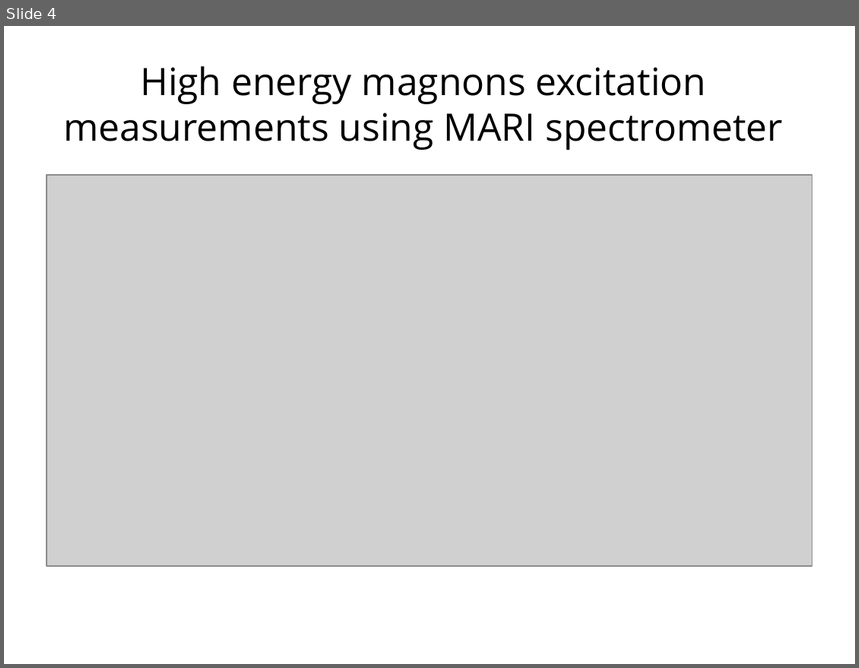
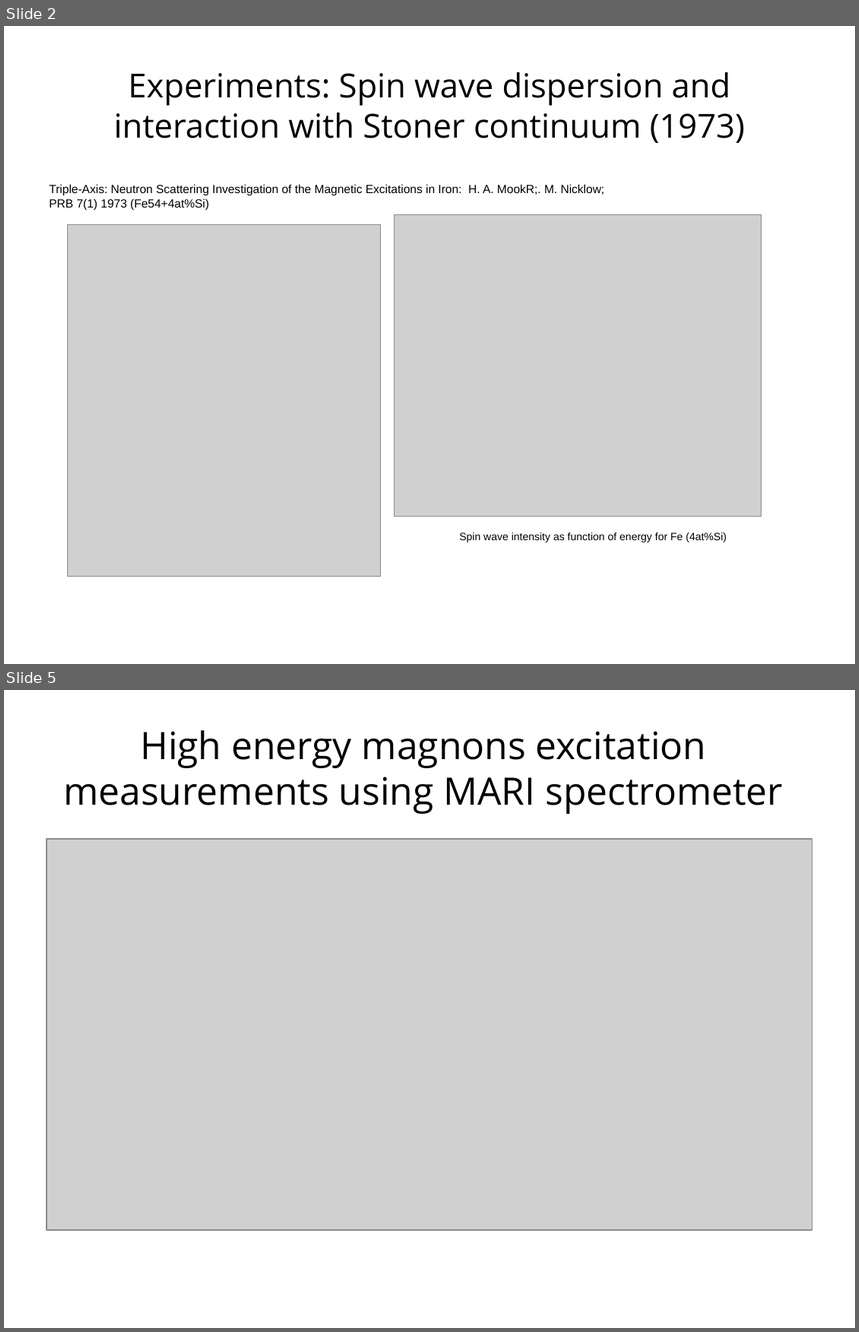
Before and after one commit to abuts/Fe, a slide deck: June2017/Icns2017/ICNS2017.ppt. Shown one above the other, each under a label of ours: slide 4 before the commit, slides 2 and 5 after it; the slides between them are not shown. The pictures are 859x668 and 859x1332 pixels, drawn with LibreOffice and Linux fonts; fonts in the diff are those of the drawing; grey boxes stand for pictures; background and template pictures are left out. Boxes give left, top, right and bottom in pixels: in the first picture for what was removed or moved away, otherwise in the second. Text is boxed around its words. In the diff, an @@ line names an element or a change of style, - is before the commit and + after.

Commit message:
minor modifications of the code looking to fit an experimental dispersion using 3-J Hamiltonian + initial part of the presentation and related materials

```diff
--- a/June2017/Icns2017/ICNS2017.ppt
+++ b/June2017/Icns2017/ICNS2017.ppt
@@ slide 2 added at (4, 26, 855, 664), background #FFFFFF @@
@@ title added at (114, 72, 745, 143), 28 pt, text #000000 @@
+Experiments: Spin wave dispersion and interaction with Stoner continuum (1973)
@@ text added at (49, 184, 605, 210), 10 pt, text #000000 @@
+Triple-Axis: Neutron Scattering Investigation of the Magnetic Excitations in Iron: H. A. MookR;. M. Nicklow; PRB 7(1) 1973 (Fe54+4at%Si)
@@ picture added at (68, 224, 381, 577) @@
@@ picture added at (395, 215, 762, 517) @@
@@ text added at (459, 533, 727, 543), 9 pt, text #000000 @@
+Spin wave intensity as function of energy for Fe (4at%Si)
@@ what was slide 4 is now slide 5 @@
```
Also in this commit, not shown: 1 slide changed, 2 other slides added, 2 slides removed, 4 other files.
